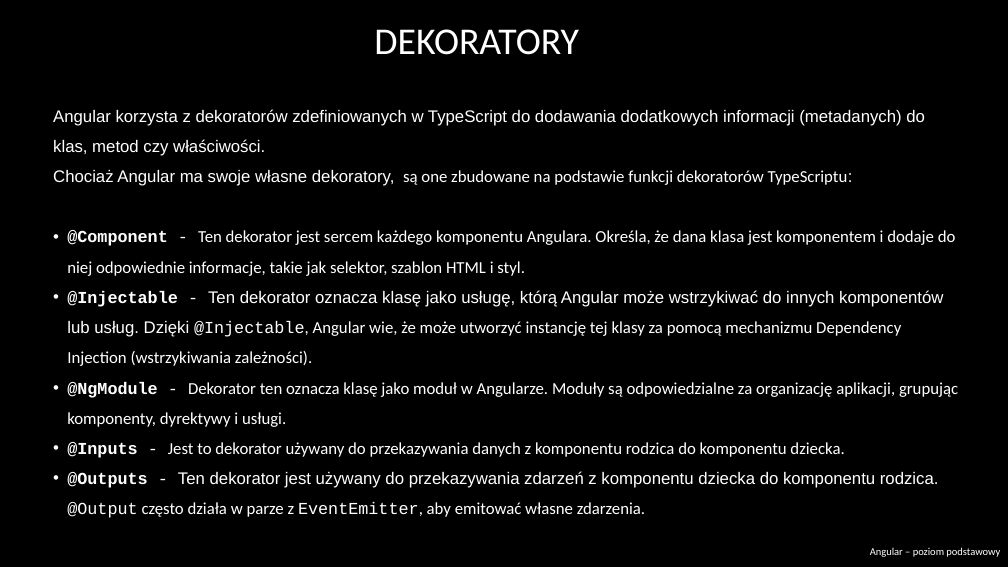
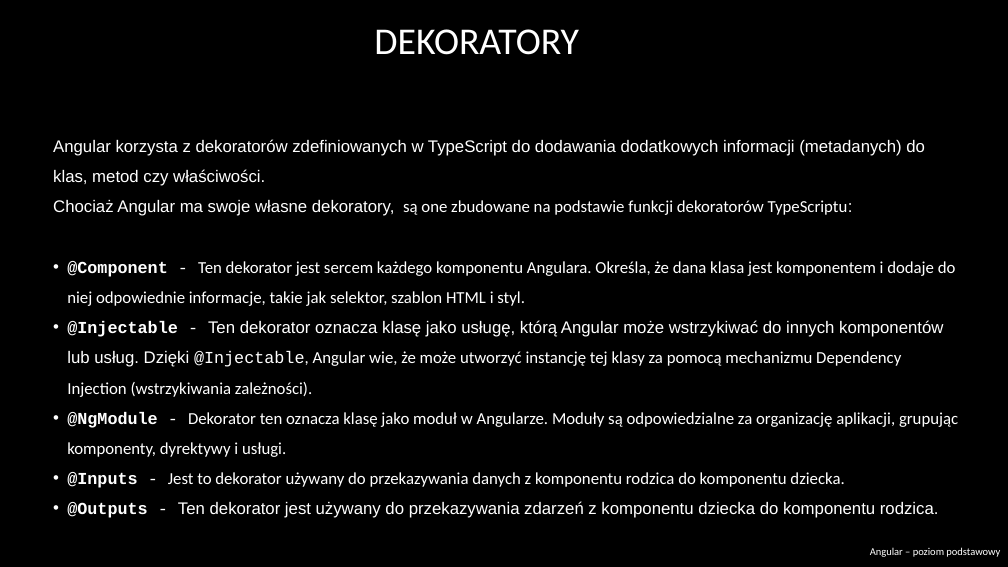
Before and after one commit to Fraszczak/angular-course, a slide deck: slide 26 of prezentacja/Angular beginner.pptx. Drawn at 1008x567 pixels with LibreOffice and Linux fonts; fonts in the diff are those of the drawing; background and template pictures are left out. Boxes give left, top, right and bottom in pixels: in the first picture for what was removed or moved away, otherwise in the second. Text is boxed around its words. In the diff, an @@ line names an element or a change of style, - is before the commit and + after.

```diff
--- a/prezentacja/Angular beginner.pptx
+++ b/prezentacja/Angular beginner.pptx
@@ text "Angular korzysta z dekoratorów zdefiniowanych ...": place and size @@
-text "Angular korzysta z dekoratorów zdefiniowanych ..." at bbox=[53, 109, 958, 518]
+text "Angular korzysta z dekoratorów zdefiniowanych ..." at bbox=[53, 139, 958, 518]
@@ text at bbox=[67, 501, 939, 518]: text changed @@
-• @Outputs - Ten dekorator jest używany do przekazywania zdarzeń z komponentu dziecka do komponentu rodzica. @Output często działa w parze z EventEmitter, aby emitować własne zdarzenia.
+• @Outputs - Ten dekorator jest używany do przekazywania zdarzeń z komponentu dziecka do komponentu rodzica.
```
Also in this commit, not shown: 2 other slides changed.
